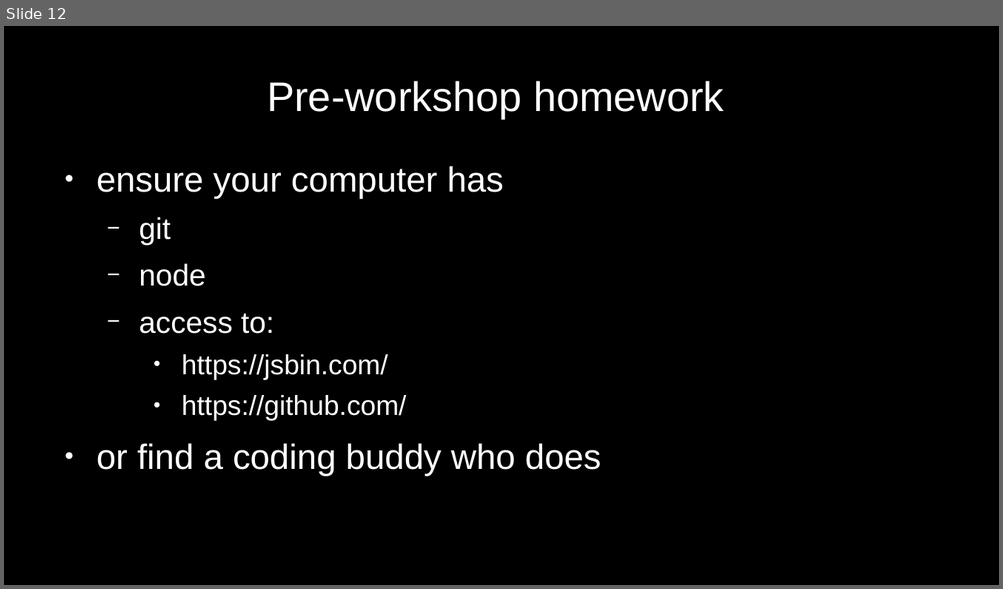
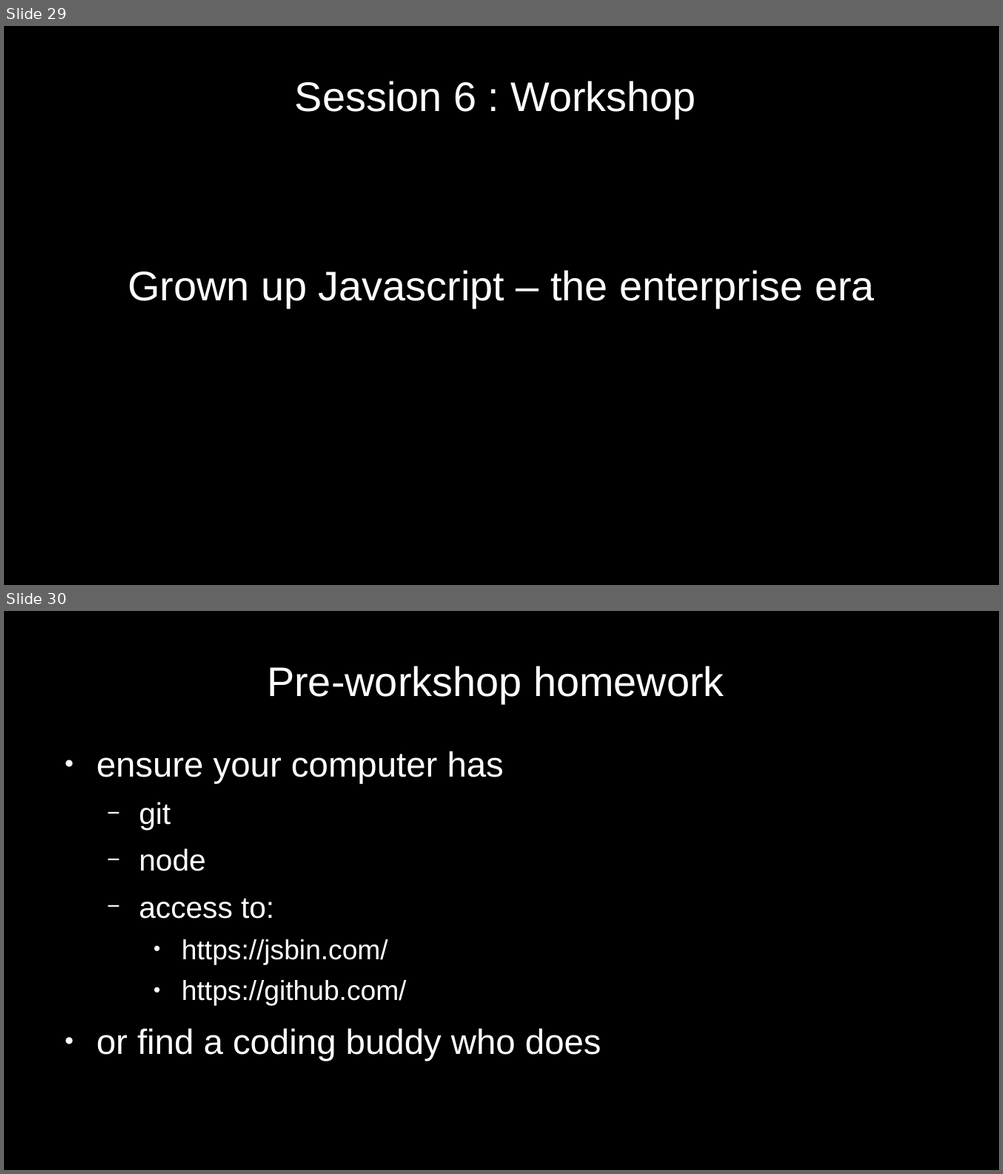
Before and after one commit to numical/jsacademy, a slide deck: session1/Talk1.odp. Shown one above the other, each under a label of ours: slide 12 before the commit, slides 29 and 30 after it. The pictures are 1003x589 and 1003x1174 pixels, drawn with LibreOffice and Linux fonts; fonts in the diff are those of the drawing. Boxes give left, top, right and bottom in pixels: in the first picture for what was removed or moved away, otherwise in the second. Text is boxed around its words. In the diff, an @@ line names an element or a change of style, - is before the commit and + after.

```diff
--- a/session1/Talk1.odp
+++ b/session1/Talk1.odp
@@ slide 29 added at <box>4,26,999,585</box>, background #000000 @@
@@ title added at <box>295,81,696,118</box>, 33 pt, text #FFFFFF @@
+Session 6 : Workshop
@@ title added at <box>128,270,874,308</box>, 33 pt, text #FFFFFF @@
+Grown up Javascript – the enterprise era
@@ what was slide 12 is now slide 30 @@
```
Also in this commit, not shown: 5 slides changed, 17 other slides added, 2 other files.
